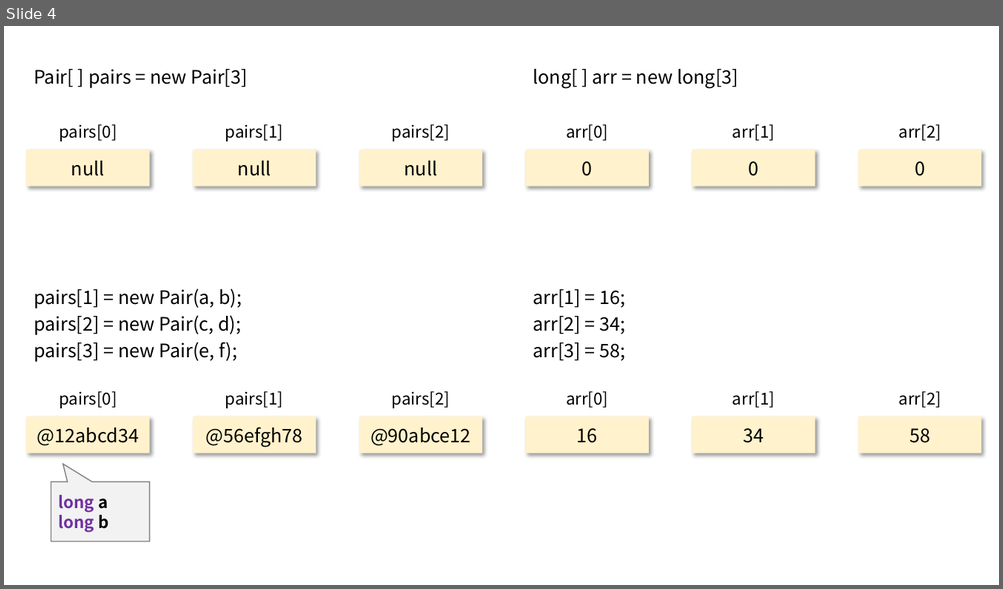
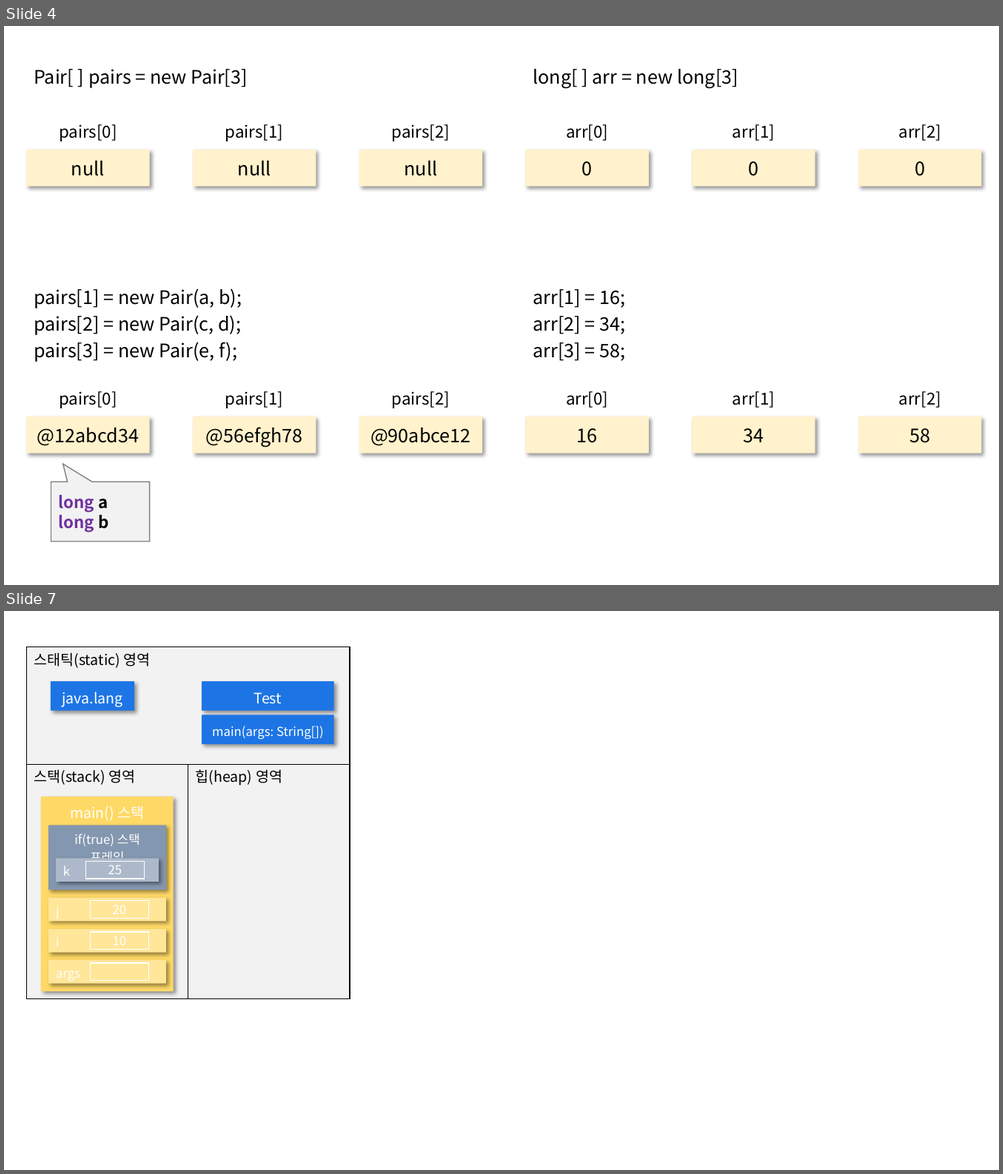
Before and after one commit to siwon-park/BackEnd-Study, a slide deck: PPT_Image.pptx. Shown one above the other, each under a label of ours: slide 4 before the commit, slides 4 and 7 after it; the slides between them are not shown. The pictures are 1003x589 and 1003x1174 pixels, drawn with LibreOffice and Linux fonts; fonts in the diff are those of the drawing. Boxes give left, top, right and bottom in pixels: in the first picture for what was removed or moved away, otherwise in the second. Text is boxed around its words. In the diff, an @@ line names an element or a change of style, - is before the commit and + after.

```diff
--- a/PPT_Image.pptx
+++ b/PPT_Image.pptx
@@ slide 7 added at <box>4,611,999,1170</box>, background #FFFFFF @@
@@ rectangle added at <box>26,647,350,764</box>, fill #F2F2F2, outline #000000 1 pt, 14 pt, text #000000 @@
+스태틱(static) 영역
@@ rectangle added at <box>51,681,134,710</box>, fill #1D75E5, 14 pt, text #FFFFFF @@
+java.lang
@@ rectangle added at <box>202,681,334,710</box>, fill #1D75E5, 14 pt, text #FFFFFF @@
+Test
@@ rectangle added at <box>202,715,334,743</box>, fill #1D75E5, 12 pt, text #FFFFFF @@
+main(args: String[])
@@ rectangle added at <box>26,765,188,999</box>, fill #F2F2F2, outline #000000 1 pt, 14 pt, text #000000 @@
+스택(stack) 영역
@@ rectangle added at <box>188,765,350,999</box>, fill #F2F2F2, outline #000000 1 pt, 14 pt, text #000000 @@
+힙(heap) 영역
@@ rectangle added at <box>41,797,173,991</box>, fill #FFD966, 14 pt, text #FFFFFF @@
+main() 스택 프레임
@@ rectangle added at <box>48,825,166,890</box>, fill #8497B0, 12 pt, text #FFFFFF @@
+if(true) 스택 프레임
@@ rectangle added at <box>57,859,159,882</box>, fill #ADB9CA, 12 pt, text #FFFFFF @@
+k
@@ rectangle added at <box>85,862,145,880</box>, fill #ADB9CA, outline #FFFFFF 1 pt, 12 pt, text #FFFFFF @@
+25
@@ rectangle added at <box>48,898,166,921</box>, fill #FFE699 @@
@@ rectangle added at <box>90,901,149,919</box>, outline #FFFFFF 1 pt @@
@@ rectangle added at <box>48,930,166,953</box>, fill #FFE699 @@
@@ rectangle added at <box>90,933,149,951</box>, outline #FFFFFF 1 pt @@
@@ rectangle added at <box>48,960,166,983</box>, fill #FFE699 @@
@@ rectangle added at <box>90,963,149,981</box>, outline #FFFFFF 1 pt @@
```
Also in this commit, not shown: 2 other slides added, 1 other file.
